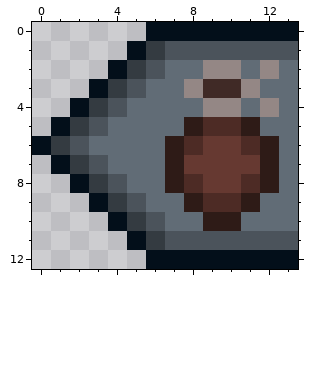
Pixel-art sprite, stored at Assets/Sprites/UI/PlayerPanel/InventoryArrow.png. Above is the file before it was changed.
The file is 14x13 pixels.
And afterwards:
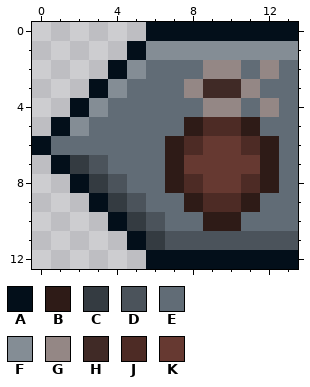
Palette (. is transparent): A #030f1a  B #2e1b17  C #343b41  D #4b535b  E #616c76  F #848d95  G #948785  H #402a26  J #4d2b25  K #663931
Difference:
Changed rows in their new state; - is an unchanged pixel.
first column x 1:
 1 -----FFFFFFFF
 2 ----FE-------
 3 ---FE--------
 4 --FE---------
 5 -FE----------
 6 EE-----------
Boxes around the changes in both pictures, in picture pixels (x1, y1, x2, y2):
changed: (51, 41, 298, 155)
